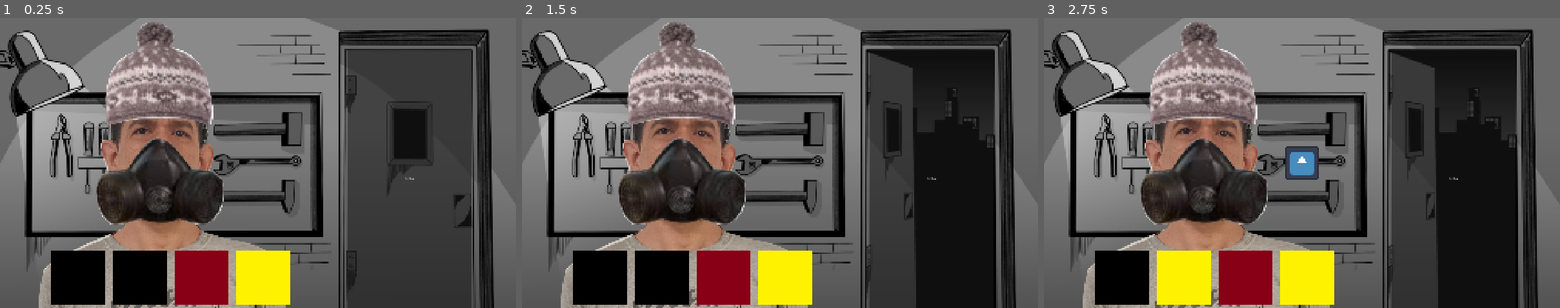
Above: before the commit, frames 1-3 (left to right).
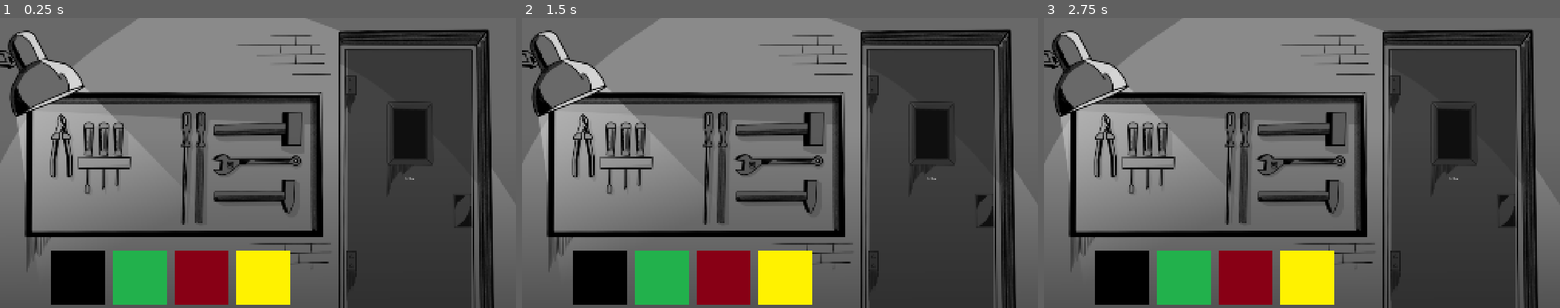
Above: after the commit, the same moments.

Repository: IgnacioCanzio/GGJ-2026
Game: Godot game, scene res://Scenes/play_scene.tscn
The game is run twice, just before and just after one commit, with the same random seed, the same clock (stepped at 60 frames per second) and the same inputs. The project has no main scene, so this scene is started directly. The engine's default icon, where the game draws it, is replaced by a stand-in: a white triangle on a blue panel in a dark square.
Inputs (mouse positions are in pixels of both pictures, inside the frame that each line leads up to):
- Up to frame 1 (0.25 s): no input
- Up to frame 2 (1.5 s): click "hola" at 0.5 s; click (599, 279) at 1.25 s
- Up to frame 3 (2.75 s): click (1183, 279) at 2 s

The runs differ from the first frame. In frame 1, 17% of the frame differs, in the area x 7-56%, y 1-100%; in frame 2, 30%; in frame 3, 31%, in the area x 7-92%, y 1-100%.

Commit message:
pantalla de selección de personaje con GameManager, ahora los botones llaman a la scene siguiente.

Diff:
--- a/Prefabs/ItemButton.tscn
+++ /dev/null
@@ -1,7 +0,0 @@
-[gd_scene format=3 uid="uid://bxe2jj8rgxrbk"]
-
-[node name="ItemButton" type="Node2D"]
-
-[node name="TextureRect" type="TextureRect" parent="."]
-offset_right = 40.0
-offset_bottom = 40.0
--- /dev/null
+++ b/Scenes/CharacterSelection.tscn
@@ -0,0 +1,34 @@
+[gd_scene format=3 uid="uid://dlxueu3w0a8au"]
+
+[ext_resource type="Script" uid="uid://p4gbn76ybk5m" path="res://Scripts/character_selection.gd" id="1_ejqe8"]
+[ext_resource type="PackedScene" uid="uid://dna4uxr7ar2pc" path="res://Scenes/play_scene.tscn" id="2_0d6bl"]
+
+[node name="CharacterSelection" type="Control" unique_id=892060466]
+layout_mode = 3
+anchors_preset = 15
+anchor_right = 1.0
+anchor_bottom = 1.0
+grow_horizontal = 2
+grow_vertical = 2
+script = ExtResource("1_ejqe8")
+gameplay_scene = ExtResource("2_0d6bl")
+
+[node name="MainLayout" type="VBoxContainer" parent="." unique_id=255785175]
+layout_mode = 1
+anchors_preset = 15
+anchor_right = 1.0
+anchor_bottom = 1.0
+grow_horizontal = 2
+grow_vertical = 2
+
+[node name="SelectionGrid" type="GridContainer" parent="MainLayout" unique_id=904629910]
+layout_mode = 2
+columns = 5
+
+[node name="ConfirmButton" type="Button" parent="MainLayout" unique_id=795113143]
+custom_minimum_size = Vector2(300, 150)
+layout_mode = 2
+size_flags_horizontal = 8
+size_flags_vertical = 8
+disabled = true
+text = "CONFIRM SELECTION"
--- a/Scenes/MenuPlayers/MenuPlayers.tscn
+++ b/Scenes/MenuPlayers/MenuPlayers.tscn
@@ -1,7 +1,6 @@
 [gd_scene format=3 uid="uid://bbkdj5hun300v"]
 
-[ext_resource type="Texture2D" uid="uid://5o5wysx7b2nc" path="res://human siluette.jpg" id="1_m614f"]
-[ext_resource type="Texture2D" uid="uid://d1i2y3bovlvhx" path="res://human siluette - copia.jpg" id="2_w5gth"]
+[ext_resource type="Texture2D" uid="uid://dvf85ir7l3xt" path="res://Scenes/MenuPlayers/human siluette.jpg" id="1_8td7k"]
 
 [sub_resource type="ButtonGroup" id="ButtonGroup_m614f"]
 
@@ -24,7 +23,6 @@
 anchor_bottom = 1.0
 grow_horizontal = 2
 grow_vertical = 2
-metadata/_edit_use_anchors_ = true
 
 [node name="HBoxContainer" type="HBoxContainer" parent="Panel" unique_id=1476129772]
 layout_mode = 1
@@ -34,7 +32,7 @@
 grow_horizontal = 2
 grow_vertical = 2
 theme_override_constants/separation = 10
-metadata/_edit_use_anchors_ = true
+alignment = 1
 
 [node name="TextureButton" type="TextureButton" parent="Panel/HBoxContainer" unique_id=70147185]
 custom_minimum_size = Vector2(106, 5)
@@ -42,7 +40,7 @@
 size_flags_horizontal = 0
 toggle_mode = true
 button_group = SubResource("ButtonGroup_m614f")
-texture_normal = ExtResource("1_m614f")
+texture_normal = ExtResource("1_8td7k")
 ignore_texture_size = true
 stretch_mode = 6
 
@@ -52,7 +50,7 @@
 size_flags_horizontal = 0
 toggle_mode = true
 button_group = SubResource("ButtonGroup_m614f")
-texture_normal = ExtResource("1_m614f")
+texture_normal = ExtResource("1_8td7k")
 ignore_texture_size = true
 stretch_mode = 6
 
@@ -62,7 +60,7 @@
 size_flags_horizontal = 0
 toggle_mode = true
 button_group = SubResource("ButtonGroup_m614f")
-texture_normal = ExtResource("1_m614f")
+texture_normal = ExtResource("1_8td7k")
 ignore_texture_size = true
 stretch_mode = 6
 
@@ -72,7 +70,7 @@
 size_flags_horizontal = 0
 toggle_mode = true
 button_group = SubResource("ButtonGroup_m614f")
-texture_normal = ExtResource("1_m614f")
+texture_normal = ExtResource("1_8td7k")
 ignore_texture_size = true
 stretch_mode = 6
 
@@ -83,7 +81,7 @@
 size_flags_horizontal = 0
 toggle_mode = true
 button_group = SubResource("ButtonGroup_m614f")
-texture_normal = ExtResource("1_m614f")
+texture_normal = ExtResource("1_8td7k")
 ignore_texture_size = true
 stretch_mode = 6
 
@@ -93,7 +91,7 @@
 size_flags_horizontal = 0
 toggle_mode = true
 button_group = SubResource("ButtonGroup_m614f")
-texture_normal = ExtResource("1_m614f")
+texture_normal = ExtResource("1_8td7k")
 ignore_texture_size = true
 stretch_mode = 6
 
@@ -103,7 +101,7 @@
 size_flags_horizontal = 0
 toggle_mode = true
 button_group = SubResource("ButtonGroup_m614f")
-texture_normal = ExtResource("1_m614f")
+texture_normal = ExtResource("1_8td7k")
 ignore_texture_size = true
 stretch_mode = 6
 
@@ -111,9 +109,7 @@
 custom_minimum_size = Vector2(106, 0)
 layout_mode = 2
 size_flags_horizontal = 0
-texture_normal = ExtResource("1_m614f")
-texture_pressed = ExtResource("2_w5gth")
-texture_hover = ExtResource("2_w5gth")
+texture_normal = ExtResource("1_8td7k")
 ignore_texture_size = true
 stretch_mode = 6
 
@@ -123,7 +119,7 @@
 size_flags_horizontal = 0
 toggle_mode = true
 button_group = SubResource("ButtonGroup_m614f")
-texture_normal = ExtResource("1_m614f")
+texture_normal = ExtResource("1_8td7k")
 ignore_texture_size = true
 stretch_mode = 6
 
@@ -133,6 +129,6 @@
 size_flags_horizontal = 0
 toggle_mode = true
 button_group = SubResource("ButtonGroup_m614f")
-texture_normal = ExtResource("1_m614f")
+texture_normal = ExtResource("1_8td7k")
 ignore_texture_size = true
 stretch_mode = 6
--- a/Scenes/main.gd
+++ /dev/null
@@ -1 +0,0 @@
-extends Sprite2D
--- a/Scenes/play_scene.tscn
+++ b/Scenes/play_scene.tscn
@@ -4,13 +4,9 @@
 [ext_resource type="Resource" uid="uid://dwygrcuww5bro" path="res://Sprites/Background/open_background.tres" id="2_1sdb3"]
 [ext_resource type="Script" uid="uid://cro0yyo5pyyx8" path="res://Scripts/Item.gd" id="2_ivbpn"]
 [ext_resource type="Texture2D" uid="uid://bwo77bxsl2xmr" path="res://Sprites/Background/Global_BG31.webp" id="2_lj4ca"]
-[ext_resource type="Texture2D" uid="uid://dqvkhy5c5ft60" path="res://elementos base/2antiparras2.png" id="3_1sdb3"]
 [ext_resource type="Resource" uid="uid://b8wy0hi8ppa7e" path="res://items/ears/Ears1_Auriculares.tres" id="3_io55t"]
+[ext_resource type="Resource" uid="uid://c4qnk3xam87rt" path="res://items/ears/Ears3_void.tres" id="3_knw1p"]
 [ext_resource type="Resource" uid="uid://cjk6e3ca428wj" path="res://items/ears/Ears2_test.tres" id="4_45wvb"]
-[ext_resource type="Texture2D" uid="uid://k6g542awwe7h" path="res://elementos base/Personaje2.png" id="5_5lpdq"]
-[ext_resource type="Texture2D" uid="uid://denad5wnaf71y" path="res://elementos base/4 orejeras2.png" id="5_pakvq"]
-[ext_resource type="Texture2D" uid="uid://yw8riecuy4lf" path="res://elementos base/1barbijo2.png" id="6_5lpdq"]
-[ext_resource type="Texture2D" uid="uid://3rpv1rh46g8e" path="res://elementos base/3 gorro2.png" id="7_j1m55"]
 [ext_resource type="Texture2D" uid="uid://cuadbwqos82ii" path="res://Sprites/testItems/black.png" id="12_j3qlu"]
 [ext_resource type="Texture2D" uid="uid://dplihnpg7bwpn" path="res://Sprites/testItems/green.png" id="13_fbpj1"]
 [ext_resource type="Texture2D" uid="uid://dne7a33qp1nei" path="res://Sprites/testItems/red.png" id="14_3cjv5"]
@@ -24,7 +20,7 @@
 grow_horizontal = 2
 grow_vertical = 2
 script = ExtResource("1_r3hl1")
-item_list = Array[ExtResource("2_ivbpn")]([ExtResource("3_io55t"), ExtResource("4_45wvb")])
+item_list = Array[ExtResource("2_ivbpn")]([ExtResource("3_knw1p"), ExtResource("3_io55t"), ExtResource("4_45wvb")])
 success_background = ExtResource("2_1sdb3")
 
 [node name="Background" type="TextureRect" parent="." unique_id=1739497138]
@@ -48,23 +44,18 @@
 [node name="CharacterCointainer" type="Node2D" parent="CharacterView" unique_id=111226957]
 
 [node name="eyes_slot" type="Sprite2D" parent="CharacterView/CharacterCointainer" unique_id=1188191094]
-texture = ExtResource("3_1sdb3")
 offset = Vector2(960, 540)
 
 [node name="body_base" type="Sprite2D" parent="CharacterView/CharacterCointainer" unique_id=484898054]
-texture = ExtResource("5_5lpdq")
 offset = Vector2(960, 540)
 
 [node name="ears_slot" type="Sprite2D" parent="CharacterView/CharacterCointainer" unique_id=450444154]
-texture = ExtResource("5_pakvq")
 offset = Vector2(960, 540)
 
 [node name="noseMouth_slot" type="Sprite2D" parent="CharacterView/CharacterCointainer" unique_id=1249678197]
-texture = ExtResource("6_5lpdq")
 offset = Vector2(960, 540)
 
 [node name="hat_slot" type="Sprite2D" parent="CharacterView/CharacterCointainer" unique_id=1642930039]
-texture = ExtResource("7_j1m55")
 offset = Vector2(960, 540)
 
 [node name="readyButton" type="Button" parent="." unique_id=2147397937]
--- /dev/null
+++ b/Scripts/GameManager.gd
@@ -0,0 +1,30 @@
+extends Node
+
+@export var available_bodies: Array[Body] = []
+
+var selected_body:Body
+
+func select_and_remove_body(body:Body):
+	selected_body = body
+	available_bodies.erase(body)
+
+func confirm_selection():
+	if selected_body:
+		available_bodies.erase(selected_body) #
+
+func _ready():
+	load_bodies_from_folder("res://items/bodies/test/")
+
+func load_bodies_from_folder(path: String):
+	var dir = DirAccess.open(path)
+	if dir:
+		dir.list_dir_begin()
+		var file_name = dir.get_next()
+		while file_name != "":
+			if not dir.current_is_dir() and not file_name.ends_with(".import"):
+				if file_name.ends_with(".tres") or file_name.ends_with(".res"):
+					var body_res = load(path + file_name)
+					if body_res is Body:
+						available_bodies.append(body_res)
+			file_name = dir.get_next()
+		dir.list_dir_end()
--- a/Scripts/OutfitManager.gd
+++ b/Scripts/OutfitManager.gd
@@ -43,8 +43,10 @@
 } #
 
 func _ready() -> void:
-	if selected_body:
-		apply_body(selected_body) #
+	if GameManager.selected_body:
+		apply_body(GameManager.selected_body)
+	elif selected_body:
+		apply_body(selected_body)
 
 	if item_list.is_empty():
 		print("ADVERTENCIA: La lista de items (item_list) está vacía en el Inspector.")
@@ -137,4 +139,4 @@
 	rotate_item(extra_arg_0) #
 
 func apply_body(body_item: Body):
-	body_base.texture = body_item.texture #
+	body_base.texture = body_item.textureSelection
--- /dev/null
+++ b/Scripts/character_selection.gd
@@ -0,0 +1,63 @@
+extends Control
+
+@export var gameplay_scene: PackedScene #
+@onready var grid: GridContainer = $MainLayout/SelectionGrid
+@onready var confirm_button: Button = $MainLayout/ConfirmButton
+
+var temp_selection: Body = null #
+
+func _ready():
+	# Configuración de diseño por código para asegurar que ocupe espacio
+	anchor_right = 1.0
+	anchor_bottom = 1.0
+
+	if confirm_button:
+		confirm_button.disabled = true #
+		confirm_button.text = "Selecciona un personaje"
+		if not confirm_button.pressed.is_connected(_on_confirm_pressed):
+			confirm_button.pressed.connect(_on_confirm_pressed) #
+
+	setup_selection_grid() #
+
+func setup_selection_grid():
+	for child in grid.get_children():
+		child.queue_free() #
+
+	# Ajustes del Grid para estética
+	grid.columns = 5
+	grid.add_theme_constant_override("h_separation", 40)
+	grid.add_theme_constant_override("v_separation", 40)
+
+	for body in GameManager.available_bodies: # [cite: 8, 9]
+		var btn = TextureButton.new()
+
+		btn.texture_normal = body.textureIcon # [cite: 7, 8]
+		btn.custom_minimum_size = Vector2(280, 280) # Aumentado para visibilidad
+		btn.ignore_texture_size = true
+		btn.stretch_mode = TextureButton.STRETCH_KEEP_ASPECT_CENTERED #
+		btn.pivot_offset = btn.custom_minimum_size / 2 # Para que la escala crezca desde el centro
+
+		btn.modulate = Color(0.5, 0.5, 0.5) #
+		btn.pressed.connect(func(): _on_body_preselected(body, btn)) #
+
+		grid.add_child(btn)
+
+func _on_body_preselected(body: Body, selected_btn: TextureButton):
+	temp_selection = body #
+	confirm_button.disabled = false #
+	confirm_button.text = "Confirmar selección de: " + body.name
+
+	for btn in grid.get_children():
+		btn.modulate = Color(0.4, 0.4, 0.4) #
+		var t_reset = create_tween()
+		t_reset.tween_property(btn, "scale", Vector2(1.0, 1.0), 0.1) #
+
+	selected_btn.modulate = Color(1.2, 1.2, 1.2) # Brillo para resaltar
+	var tween = create_tween()
+	tween.set_trans(Tween.TRANS_BACK).set_ease(Tween.EASE_OUT)
+	tween.tween_property(selected_btn, "scale", Vector2(1.15, 1.15), 0.2) #
+
+func _on_confirm_pressed():
+	if temp_selection:
+		GameManager.select_and_remove_body(temp_selection) # Lo quita de la lista global
+		get_tree().change_scene_to_packed(gameplay_scene)
--- a/items/Body.gd
+++ b/items/Body.gd
@@ -1,4 +1,6 @@
 extends Resource
 class_name Body
 
-@export var texture: Texture2D
+@export var textureIcon: Texture2D
+@export var textureSelection: Texture2D
+@export var name:String
--- /dev/null
+++ b/items/bodies/bod_10.tres
@@ -0,0 +1,7 @@
+[gd_resource type="Resource" script_class="Body" format=3 uid="uid://bhcpy40gf2nij"]
+
+[ext_resource type="Script" uid="uid://mg5tt5ux4qbv" path="res://items/Body.gd" id="1_qa7w3"]
+
+[resource]
+script = ExtResource("1_qa7w3")
+metadata/_custom_type_script = "uid://mg5tt5ux4qbv"
--- /dev/null
+++ b/items/bodies/bod_2.tres
@@ -0,0 +1,7 @@
+[gd_resource type="Resource" script_class="Body" format=3 uid="uid://bsxxo3ttsd8ro"]
+
+[ext_resource type="Script" uid="uid://mg5tt5ux4qbv" path="res://items/Body.gd" id="1_ag6ty"]
+
+[resource]
+script = ExtResource("1_ag6ty")
+metadata/_custom_type_script = "uid://mg5tt5ux4qbv"
--- /dev/null
+++ b/items/bodies/bod_3.tres
@@ -0,0 +1,7 @@
+[gd_resource type="Resource" script_class="Body" format=3 uid="uid://dglun45sj7mnj"]
+
+[ext_resource type="Script" uid="uid://mg5tt5ux4qbv" path="res://items/Body.gd" id="1_lrmnm"]
+
+[resource]
+script = ExtResource("1_lrmnm")
+metadata/_custom_type_script = "uid://mg5tt5ux4qbv"
--- /dev/null
+++ b/items/bodies/bod_4.tres
@@ -0,0 +1,7 @@
+[gd_resource type="Resource" script_class="Body" format=3 uid="uid://d207fv2mh4hfg"]
+
+[ext_resource type="Script" uid="uid://mg5tt5ux4qbv" path="res://items/Body.gd" id="1_mi52p"]
+
+[resource]
+script = ExtResource("1_mi52p")
+metadata/_custom_type_script = "uid://mg5tt5ux4qbv"
--- /dev/null
+++ b/items/bodies/bod_5.tres
@@ -0,0 +1,7 @@
+[gd_resource type="Resource" script_class="Body" format=3 uid="uid://c8abxt5j10akn"]
+
+[ext_resource type="Script" uid="uid://mg5tt5ux4qbv" path="res://items/Body.gd" id="1_q867k"]
+
+[resource]
+script = ExtResource("1_q867k")
+metadata/_custom_type_script = "uid://mg5tt5ux4qbv"
--- /dev/null
+++ b/items/bodies/bod_6.tres
@@ -0,0 +1,7 @@
+[gd_resource type="Resource" script_class="Body" format=3 uid="uid://cdv1q54ik3oj6"]
+
+[ext_resource type="Script" uid="uid://mg5tt5ux4qbv" path="res://items/Body.gd" id="1_141n2"]
+
+[resource]
+script = ExtResource("1_141n2")
+metadata/_custom_type_script = "uid://mg5tt5ux4qbv"
--- /dev/null
+++ b/items/bodies/bod_7.tres
@@ -0,0 +1,7 @@
+[gd_resource type="Resource" script_class="Body" format=3 uid="uid://bh7yv41eys6nt"]
+
+[ext_resource type="Script" uid="uid://mg5tt5ux4qbv" path="res://items/Body.gd" id="1_irwqf"]
+
+[resource]
+script = ExtResource("1_irwqf")
+metadata/_custom_type_script = "uid://mg5tt5ux4qbv"
--- /dev/null
+++ b/items/bodies/bod_8.tres
@@ -0,0 +1,7 @@
+[gd_resource type="Resource" script_class="Body" format=3 uid="uid://1w67kridvb6g"]
+
+[ext_resource type="Script" uid="uid://mg5tt5ux4qbv" path="res://items/Body.gd" id="1_4f4lo"]
+
+[resource]
+script = ExtResource("1_4f4lo")
+metadata/_custom_type_script = "uid://mg5tt5ux4qbv"
--- /dev/null
+++ b/items/bodies/bod_9.tres
@@ -0,0 +1,7 @@
+[gd_resource type="Resource" script_class="Body" format=3 uid="uid://dneir1qso4x7n"]
+
+[ext_resource type="Script" uid="uid://mg5tt5ux4qbv" path="res://items/Body.gd" id="1_qo5l2"]
+
+[resource]
+script = ExtResource("1_qo5l2")
+metadata/_custom_type_script = "uid://mg5tt5ux4qbv"
--- /dev/null
+++ b/items/bodies/test/bod_1.tres
@@ -0,0 +1,12 @@
+[gd_resource type="Resource" script_class="Body" format=3 uid="uid://ctp0lhnll6tcu"]
+
+[ext_resource type="Script" uid="uid://mg5tt5ux4qbv" path="res://items/Body.gd" id="1_s1ws7"]
+[ext_resource type="Texture2D" uid="uid://dvf85ir7l3xt" path="res://Scenes/MenuPlayers/human siluette.jpg" id="2_mbuyj"]
+[ext_resource type="Texture2D" uid="uid://k6g542awwe7h" path="res://elementos base/Personaje2.png" id="3_dvb0o"]
+
+[resource]
+script = ExtResource("1_s1ws7")
+textureIcon = ExtResource("2_mbuyj")
+textureSelection = ExtResource("3_dvb0o")
+name = "matias"
+metadata/_custom_type_script = "uid://mg5tt5ux4qbv"
--- /dev/null
+++ b/items/ears/Ears3_void.tres
@@ -0,0 +1,13 @@
+[gd_resource type="Resource" script_class="Item" format=3 uid="uid://c4qnk3xam87rt"]
+
+[ext_resource type="Script" uid="uid://cro0yyo5pyyx8" path="res://Scripts/Item.gd" id="1_e34cb"]
+[ext_resource type="Texture2D" uid="uid://kc6c64b2k10p" path="res://Sprites/ears/void1080.png" id="2_1jqu0"]
+[ext_resource type="Texture2D" uid="uid://cbppmw5hvj78u" path="res://Sprites/ears/void200.png" id="3_adujb"]
+
+[resource]
+script = ExtResource("1_e34cb")
+name = "void"
+category = "ears"
+texture = ExtResource("2_1jqu0")
+texture_icon = ExtResource("3_adujb")
+metadata/_custom_type_script = "uid://cro0yyo5pyyx8"
--- a/project.godot
+++ b/project.godot
@@ -18,6 +18,10 @@
 config/features=PackedStringArray("4.6", "Forward Plus")
 config/icon="res://icon.svg"
 
+[autoload]
+
+GameManager="*uid://cnmv5tmihy202"
+
 [display]
 
 window/size/viewport_width=1920
Not shown, removed: Scenes/main.gd.uid
Not shown, added: Scripts/GameManager.gd.uid
Not shown, added: Scripts/character_selection.gd.uid
Binary file added: Sprites/ears/void200.png
